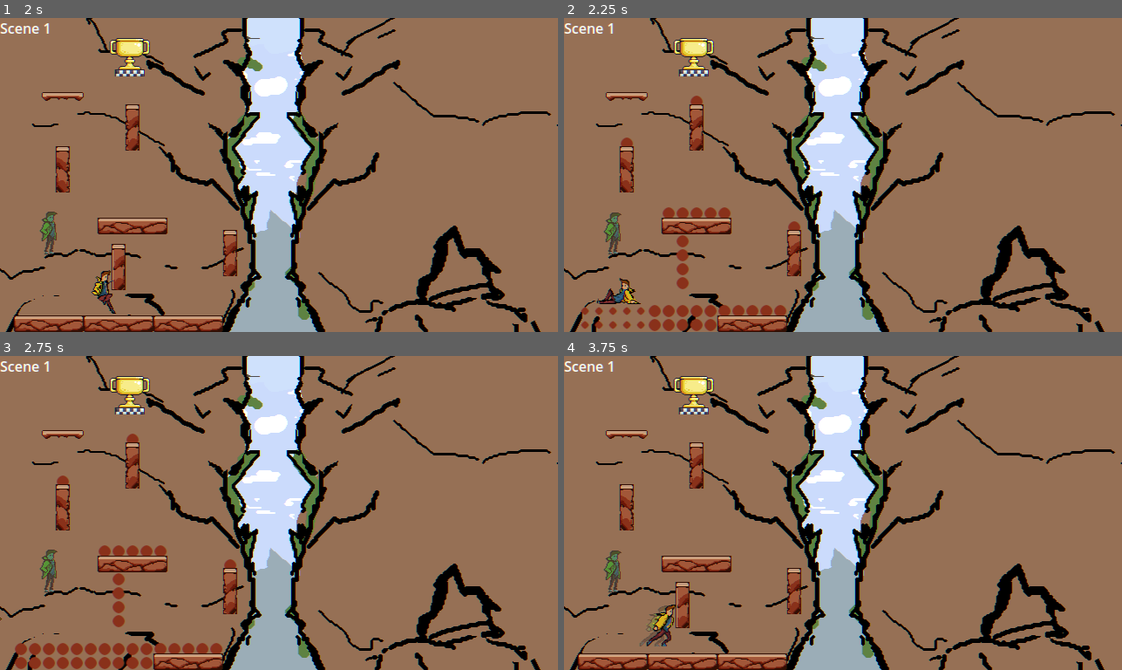
Above: before the commit, frames 1-4 (two rows, left to right).
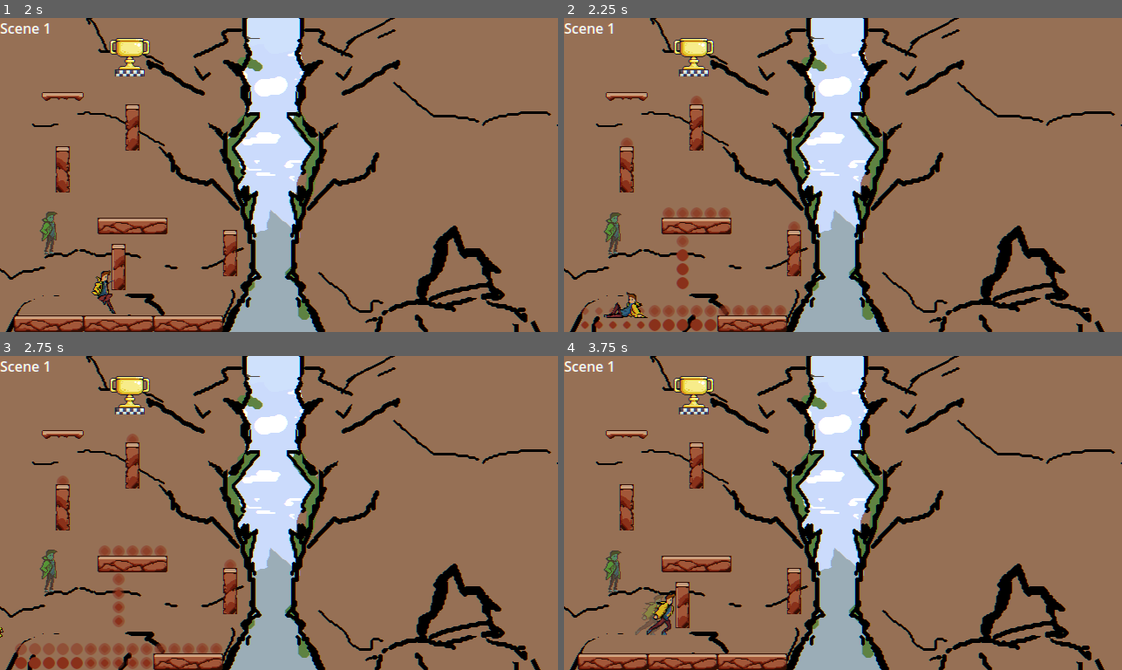
Above: after the commit, the same moments.

Repository: DeVelox/Niro
Game: Godot game, scene res://main.tscn
The game is run twice, just before and just after one commit, with the same random seed, the same clock (stepped at 60 frames per second) and the same inputs.
Inputs:
- Up to frame 1 (2 s): hold D (right) from 0.53 s (still down); tap Shift (dash) at 0.6 s; tap Space (jump) at 0.77, 1.52 s; tap F (interact) at 1.35 s
- Up to frame 2 (2.25 s): release D (right) at 2.03 s; hold A (left) from 2.03 s (still down); tap Shift (dash) at 2.1 s
- Up to frame 3 (2.75 s): keep holding A (left)
- Up to frame 4 (3.75 s): release A (left) at 2.78 s; hold D (right) from 2.78 s (still down); tap F (interact) at 2.85 s; tap Space (jump) at 3.02 s; tap Shift (dash) at 3.6 s

Frame 1 is identical in both runs. In frame 2, 1.2% of the frame differs, in the area x 2-43%, y 24-96%; in frame 3, 1.2%; in frame 4, 0.7%.

Commit message:
Placeholder animations with collision

Diff:
--- a/levels/tutorial/legs1.tscn
+++ b/levels/tutorial/legs1.tscn
@@ -49,14 +49,3 @@
 layer_4/tile_data = PackedInt32Array(-458736, 1, 131072, -393200, 1, 131072, -327664, 1, 131072, -524272, 1, 131072, -5 …(359 unchanged characters)…
 layer_5/tile_data = PackedInt32Array(-524272, 1, 196608, -458736, 1, 196608, -393200, 1, 196608, -327664, 1, 196608, -1 …(554 unchanged characters)…
 prev = NodePath("../Scene2")
-
-[connection signal="body_entered" from="Scene1/Fader" to="Scene1/Fader" method="_on_body_entered"]
-[connection signal="body_entered" from="Scene1/@Area2D@50383" to="Scene1/@Area2D@50383" method="_on_body_entered"]
-[connection signal="body_entered" from="Scene1/@Area2D@50384" to="Scene1/@Area2D@50384" method="_on_body_entered"]
-[connection signal="body_entered" from="Scene1/@Area2D@50385" to="Scene1/@Area2D@50385" method="_on_body_entered"]
-[connection signal="body_entered" from="Scene1/@Area2D@50386" to="Scene1/@Area2D@50386" method="_on_body_entered"]
-[connection signal="body_entered" from="Scene2/Fader" to="Scene2/Fader" method="_on_body_entered"]
-[connection signal="body_entered" from="Scene2/@Area2D@50387" to="Scene2/@Area2D@50387" method="_on_body_entered"]
-[connection signal="body_entered" from="Scene2/@Area2D@50388" to="Scene2/@Area2D@50388" method="_on_body_entered"]
-[connection signal="body_entered" from="Scene2/@Area2D@50389" to="Scene2/@Area2D@50389" method="_on_body_entered"]
-[connection signal="body_entered" from="Scene2/@Area2D@50390" to="Scene2/@Area2D@50390" method="_on_body_entered"]
--- a/scripts/fade.gd
+++ b/scripts/fade.gd
@@ -2,11 +2,14 @@
 
 var vision: bool = Upgrades.check(Upgrades.Type.VISION)
 
+
 func fade_in(tilemap: TileMap) -> void:
 	_fade(tilemap, true)
 
+
 func fade_out(tilemap: TileMap) -> void:
 	_fade(tilemap, false)
+
 
 func _fade(tilemap: TileMap, fade: bool) -> void:
 	if vision:
--- a/scripts/singleton/scene_manager.gd
+++ b/scripts/singleton/scene_manager.gd
@@ -9,130 +9,76 @@
 
 var spawn_point: Vector2
 var fade_map: Dictionary = {
-	Vector2i(2, 4): Vector2i(0, 0),
-	Vector2i(3, 4): Vector2i(0, 0),
-	Vector2i(4, 4): Vector2i(0, 0),
-	Vector2i(5, 4): Vector2i(0, 0),
-	Vector2i(6, 4): Vector2i(0, 0),
+	Vector2i(2, 5): Vector2i(0, 0),
+	Vector2i(3, 5): Vector2i(0, 0),
+	Vector2i(4, 5): Vector2i(0, 0),
+	Vector2i(5, 5): Vector2i(0, 0),
 	Vector2i(6, 5): Vector2i(0, 0),
-	Vector2i(5, 5): Vector2i(0, 0),
-	Vector2i(4, 5): Vector2i(0, 0),
-	Vector2i(3, 5): Vector2i(0, 0),
-	Vector2i(2, 5): Vector2i(0, 0),
-	Vector2i(8, 4): Vector2i(0, 0),
-	Vector2i(9, 4): Vector2i(0, 0),
-	Vector2i(10, 4): Vector2i(0, 0),
-	Vector2i(11, 4): Vector2i(0, 0),
-	Vector2i(12, 4): Vector2i(0, 0),
-	Vector2i(12, 5): Vector2i(0, 0),
-	Vector2i(12, 6): Vector2i(0, 0),
-	Vector2i(11, 6): Vector2i(0, 0),
-	Vector2i(10, 6): Vector2i(0, 0),
-	Vector2i(9, 6): Vector2i(0, 0),
-	Vector2i(8, 6): Vector2i(0, 0),
 	Vector2i(8, 5): Vector2i(0, 0),
 	Vector2i(9, 5): Vector2i(0, 0),
 	Vector2i(10, 5): Vector2i(0, 0),
 	Vector2i(11, 5): Vector2i(0, 0),
+	Vector2i(12, 5): Vector2i(0, 0),
+	Vector2i(8, 6): Vector2i(0, 0),
+	Vector2i(9, 6): Vector2i(0, 0),
+	Vector2i(10, 6): Vector2i(0, 0),
+	Vector2i(11, 6): Vector2i(0, 0),
+	Vector2i(12, 6): Vector2i(0, 0),
 	Vector2i(14, 4): Vector2i(0, 0),
-	Vector2i(15, 4): Vector2i(0, 0),
-	Vector2i(16, 4): Vector2i(0, 0),
-	Vector2i(17, 4): Vector2i(0, 0),
-	Vector2i(18, 4): Vector2i(0, 0),
-	Vector2i(18, 5): Vector2i(0, 0),
-	Vector2i(17, 5): Vector2i(0, 0),
-	Vector2i(16, 5): Vector2i(0, 0),
-	Vector2i(15, 5): Vector2i(0, 0),
 	Vector2i(14, 5): Vector2i(0, 0),
 	Vector2i(14, 6): Vector2i(0, 0),
-	Vector2i(15, 6): Vector2i(0, 0),
-	Vector2i(16, 6): Vector2i(0, 0),
-	Vector2i(17, 6): Vector2i(0, 0),
-	Vector2i(18, 6): Vector2i(0, 0),
-	Vector2i(18, 7): Vector2i(0, 0),
-	Vector2i(17, 7): Vector2i(0, 0),
-	Vector2i(16, 7): Vector2i(0, 0),
-	Vector2i(15, 7): Vector2i(0, 0),
 	Vector2i(14, 7): Vector2i(0, 0),
 	Vector2i(14, 8): Vector2i(0, 0),
 	Vector2i(15, 8): Vector2i(0, 0),
 	Vector2i(16, 8): Vector2i(0, 0),
 	Vector2i(17, 8): Vector2i(0, 0),
 	Vector2i(18, 8): Vector2i(0, 0),
+	Vector2i(18, 7): Vector2i(0, 0),
+	Vector2i(18, 6): Vector2i(0, 0),
+	Vector2i(18, 5): Vector2i(0, 0),
+	Vector2i(18, 4): Vector2i(0, 0),
+	Vector2i(17, 4): Vector2i(0, 0),
+	Vector2i(16, 4): Vector2i(0, 0),
+	Vector2i(15, 4): Vector2i(0, 0),
 	Vector2i(21, 4): Vector2i(0, 0),
-	Vector2i(22, 4): Vector2i(0, 0),
-	Vector2i(23, 4): Vector2i(0, 0),
-	Vector2i(24, 4): Vector2i(0, 0),
-	Vector2i(25, 4): Vector2i(0, 0),
-	Vector2i(25, 5): Vector2i(0, 0),
-	Vector2i(24, 5): Vector2i(0, 0),
-	Vector2i(23, 5): Vector2i(0, 0),
-	Vector2i(22, 5): Vector2i(0, 0),
 	Vector2i(21, 5): Vector2i(0, 0),
 	Vector2i(21, 6): Vector2i(0, 0),
-	Vector2i(22, 6): Vector2i(0, 0),
-	Vector2i(-1, -1): Vector2i(0, 0),
-	Vector2i(24, 6): Vector2i(0, 0),
-	Vector2i(25, 6): Vector2i(0, 0),
-	Vector2i(25, 7): Vector2i(0, 0),
-	Vector2i(24, 7): Vector2i(0, 0),
-	Vector2i(23, 7): Vector2i(0, 0),
-	Vector2i(22, 7): Vector2i(0, 0),
 	Vector2i(21, 7): Vector2i(0, 0),
 	Vector2i(21, 8): Vector2i(0, 0),
 	Vector2i(22, 8): Vector2i(0, 0),
 	Vector2i(23, 8): Vector2i(0, 0),
 	Vector2i(24, 8): Vector2i(0, 0),
 	Vector2i(25, 8): Vector2i(0, 0),
-	Vector2i(2, 8): Vector2i(0, 0),
+	Vector2i(25, 7): Vector2i(0, 0),
+	Vector2i(25, 6): Vector2i(0, 0),
+	Vector2i(25, 5): Vector2i(0, 0),
+	Vector2i(25, 4): Vector2i(0, 0),
+	Vector2i(24, 4): Vector2i(0, 0),
+	Vector2i(23, 4): Vector2i(0, 0),
+	Vector2i(22, 4): Vector2i(0, 0),
 	Vector2i(2, 9): Vector2i(0, 0),
 	Vector2i(3, 9): Vector2i(0, 0),
-	Vector2i(3, 8): Vector2i(0, 0),
-	Vector2i(4, 8): Vector2i(0, 0),
 	Vector2i(4, 9): Vector2i(0, 0),
 	Vector2i(5, 9): Vector2i(0, 0),
-	Vector2i(5, 8): Vector2i(0, 0),
-	Vector2i(6, 8): Vector2i(0, 0),
 	Vector2i(6, 9): Vector2i(0, 0),
-	Vector2i(8, 8): Vector2i(0, 0),
 	Vector2i(8, 9): Vector2i(0, 0),
 	Vector2i(9, 9): Vector2i(0, 0),
-	Vector2i(9, 8): Vector2i(0, 0),
-	Vector2i(10, 8): Vector2i(0, 0),
 	Vector2i(10, 9): Vector2i(0, 0),
-	Vector2i(11, 8): Vector2i(0, 0),
 	Vector2i(11, 9): Vector2i(0, 0),
 	Vector2i(12, 9): Vector2i(0, 0),
-	Vector2i(12, 8): Vector2i(0, 0),
-	Vector2i(9, 10): Vector2i(0, 0),
+	Vector2i(9, 17): Vector2i(0, 0),
+	Vector2i(9, 16): Vector2i(0, 0),
+	Vector2i(9, 15): Vector2i(0, 0),
+	Vector2i(9, 14): Vector2i(0, 0),
+	Vector2i(9, 13): Vector2i(0, 0),
 	Vector2i(9, 11): Vector2i(0, 0),
 	Vector2i(9, 12): Vector2i(0, 0),
-	Vector2i(9, 13): Vector2i(0, 0),
-	Vector2i(9, 14): Vector2i(0, 0),
-	Vector2i(9, 15): Vector2i(0, 0),
-	Vector2i(9, 16): Vector2i(0, 0),
-	Vector2i(9, 17): Vector2i(0, 0),
-	Vector2i(11, 10): Vector2i(0, 0),
 	Vector2i(11, 11): Vector2i(0, 0),
 	Vector2i(11, 12): Vector2i(0, 0),
 	Vector2i(11, 13): Vector2i(0, 0),
-	Vector2i(13, 10): Vector2i(0, 0),
 	Vector2i(13, 11): Vector2i(0, 0),
 	Vector2i(13, 12): Vector2i(0, 0),
 	Vector2i(13, 13): Vector2i(0, 0),
-	Vector2i(17, 11): Vector2i(0, 0),
-	Vector2i(18, 11): Vector2i(0, 0),
-	Vector2i(16, 13): Vector2i(0, 0),
-	Vector2i(16, 14): Vector2i(0, 0),
-	Vector2i(17, 14): Vector2i(0, 0),
-	Vector2i(17, 13): Vector2i(0, 0),
-	Vector2i(16, 15): Vector2i(0, 0),
-	Vector2i(16, 16): Vector2i(0, 0),
-	Vector2i(17, 16): Vector2i(0, 0),
-	Vector2i(18, 16): Vector2i(0, 0),
-	Vector2i(17, 15): Vector2i(0, 0),
-	Vector2i(18, 15): Vector2i(0, 0),
-	Vector2i(20, 10): Vector2i(0, 0),
 	Vector2i(20, 11): Vector2i(0, 0),
 	Vector2i(20, 12): Vector2i(0, 0),
 	Vector2i(20, 13): Vector2i(0, 0),
@@ -140,46 +86,68 @@
 	Vector2i(20, 15): Vector2i(0, 0),
 	Vector2i(20, 16): Vector2i(0, 0),
 	Vector2i(20, 17): Vector2i(0, 0),
-	Vector2i(22, 10): Vector2i(0, 0),
 	Vector2i(22, 11): Vector2i(0, 0),
 	Vector2i(22, 12): Vector2i(0, 0),
 	Vector2i(22, 13): Vector2i(0, 0),
-	Vector2i(24, 10): Vector2i(0, 0),
 	Vector2i(24, 11): Vector2i(0, 0),
 	Vector2i(24, 12): Vector2i(0, 0),
 	Vector2i(24, 13): Vector2i(0, 0),
-	Vector2i(8, 20): Vector2i(0, 0),
-	Vector2i(9, 20): Vector2i(0, 0),
-	Vector2i(10, 20): Vector2i(0, 0),
-	Vector2i(11, 20): Vector2i(0, 0),
-	Vector2i(12, 20): Vector2i(0, 0),
-	Vector2i(13, 20): Vector2i(0, 0),
-	Vector2i(14, 20): Vector2i(0, 0),
-	Vector2i(15, 20): Vector2i(0, 0),
-	Vector2i(16, 20): Vector2i(0, 0),
-	Vector2i(17, 20): Vector2i(0, 0),
-	Vector2i(18, 20): Vector2i(0, 0),
-	Vector2i(19, 20): Vector2i(0, 0),
-	Vector2i(20, 20): Vector2i(0, 0),
-	Vector2i(21, 20): Vector2i(0, 0),
-	Vector2i(22, 20): Vector2i(0, 0),
-	Vector2i(22, 21): Vector2i(0, 0),
-	Vector2i(22, 22): Vector2i(0, 0),
-	Vector2i(21, 22): Vector2i(0, 0),
-	Vector2i(20, 22): Vector2i(0, 0),
-	Vector2i(19, 22): Vector2i(0, 0),
-	Vector2i(18, 22): Vector2i(0, 0),
-	Vector2i(17, 22): Vector2i(0, 0),
-	Vector2i(16, 22): Vector2i(0, 0),
-	Vector2i(15, 22): Vector2i(0, 0),
-	Vector2i(14, 22): Vector2i(0, 0),
-	Vector2i(13, 22): Vector2i(0, 0),
-	Vector2i(12, 22): Vector2i(0, 0),
-	Vector2i(11, 22): Vector2i(0, 0),
-	Vector2i(10, 22): Vector2i(0, 0),
-	Vector2i(9, 22): Vector2i(0, 0),
-	Vector2i(8, 22): Vector2i(0, 0),
-	Vector2i(8, 21): Vector2i(0, 0),
+	Vector2i(16, 14): Vector2i(0, 0),
+	Vector2i(17, 14): Vector2i(0, 0),
+	Vector2i(16, 16): Vector2i(0, 0),
+	Vector2i(17, 16): Vector2i(0, 0),
+	Vector2i(18, 16): Vector2i(0, 0),
+	Vector2i(2, 4): Vector2i(1, 0),
+	Vector2i(3, 4): Vector2i(1, 0),
+	Vector2i(4, 4): Vector2i(1, 0),
+	Vector2i(5, 4): Vector2i(1, 0),
+	Vector2i(6, 4): Vector2i(1, 0),
+	Vector2i(8, 4): Vector2i(1, 0),
+	Vector2i(9, 4): Vector2i(1, 0),
+	Vector2i(10, 4): Vector2i(1, 0),
+	Vector2i(11, 4): Vector2i(1, 0),
+	Vector2i(12, 4): Vector2i(1, 0),
+	Vector2i(15, 5): Vector2i(1, 0),
+	Vector2i(16, 5): Vector2i(1, 0),
+	Vector2i(17, 5): Vector2i(1, 0),
+	Vector2i(17, 6): Vector2i(1, 0),
+	Vector2i(16, 6): Vector2i(1, 0),
+	Vector2i(15, 6): Vector2i(1, 0),
+	Vector2i(15, 7): Vector2i(1, 0),
+	Vector2i(16, 7): Vector2i(1, 0),
+	Vector2i(17, 7): Vector2i(1, 0),
+	Vector2i(22, 5): Vector2i(1, 0),
+	Vector2i(23, 5): Vector2i(1, 0),
+	Vector2i(24, 5): Vector2i(1, 0),
+	Vector2i(24, 6): Vector2i(1, 0),
+	Vector2i(-1, -1): Vector2i(1, 0),
+	Vector2i(22, 6): Vector2i(1, 0),
+	Vector2i(22, 7): Vector2i(1, 0),
+	Vector2i(23, 7): Vector2i(1, 0),
+	Vector2i(24, 7): Vector2i(1, 0),
+	Vector2i(2, 8): Vector2i(1, 0),
+	Vector2i(3, 8): Vector2i(1, 0),
+	Vector2i(4, 8): Vector2i(1, 0),
+	Vector2i(5, 8): Vector2i(1, 0),
+	Vector2i(6, 8): Vector2i(1, 0),
+	Vector2i(8, 8): Vector2i(1, 0),
+	Vector2i(9, 8): Vector2i(1, 0),
+	Vector2i(10, 8): Vector2i(1, 0),
+	Vector2i(11, 8): Vector2i(1, 0),
+	Vector2i(12, 8): Vector2i(1, 0),
+	Vector2i(9, 10): Vector2i(1, 0),
+	Vector2i(11, 10): Vector2i(1, 0),
+	Vector2i(13, 10): Vector2i(1, 0),
+	Vector2i(20, 10): Vector2i(1, 0),
+	Vector2i(22, 10): Vector2i(1, 0),
+	Vector2i(24, 10): Vector2i(1, 0),
+	Vector2i(16, 13): Vector2i(1, 0),
+	Vector2i(17, 13): Vector2i(1, 0),
+	Vector2i(16, 15): Vector2i(1, 0),
+	Vector2i(17, 15): Vector2i(1, 0),
+	Vector2i(18, 15): Vector2i(1, 0),
+	Vector2i(17, 11): Vector2i(1, 0),
+	Vector2i(18, 11): Vector2i(1, 0),
 	Vector2i(9, 21): Vector2i(0, 0),
 	Vector2i(10, 21): Vector2i(0, 0),
 	Vector2i(11, 21): Vector2i(0, 0),
@@ -192,7 +160,39 @@
 	Vector2i(18, 21): Vector2i(0, 0),
 	Vector2i(19, 21): Vector2i(0, 0),
 	Vector2i(20, 21): Vector2i(0, 0),
-	Vector2i(21, 21): Vector2i(0, 0)
+	Vector2i(21, 21): Vector2i(0, 0),
+	Vector2i(8, 20): Vector2i(1, 0),
+	Vector2i(9, 20): Vector2i(1, 0),
+	Vector2i(10, 20): Vector2i(1, 0),
+	Vector2i(11, 20): Vector2i(1, 0),
+	Vector2i(12, 20): Vector2i(1, 0),
+	Vector2i(13, 20): Vector2i(1, 0),
+	Vector2i(14, 20): Vector2i(1, 0),
+	Vector2i(15, 20): Vector2i(1, 0),
+	Vector2i(16, 20): Vector2i(1, 0),
+	Vector2i(17, 20): Vector2i(1, 0),
+	Vector2i(18, 20): Vector2i(1, 0),
+	Vector2i(19, 20): Vector2i(1, 0),
+	Vector2i(20, 20): Vector2i(1, 0),
+	Vector2i(21, 20): Vector2i(1, 0),
+	Vector2i(22, 20): Vector2i(1, 0),
+	Vector2i(22, 21): Vector2i(1, 0),
+	Vector2i(22, 22): Vector2i(1, 0),
+	Vector2i(21, 22): Vector2i(1, 0),
+	Vector2i(20, 22): Vector2i(1, 0),
+	Vector2i(19, 22): Vector2i(1, 0),
+	Vector2i(18, 22): Vector2i(1, 0),
+	Vector2i(17, 22): Vector2i(1, 0),
+	Vector2i(16, 22): Vector2i(1, 0),
+	Vector2i(15, 22): Vector2i(1, 0),
+	Vector2i(14, 22): Vector2i(1, 0),
+	Vector2i(13, 22): Vector2i(1, 0),
+	Vector2i(12, 22): Vector2i(1, 0),
+	Vector2i(11, 22): Vector2i(1, 0),
+	Vector2i(10, 22): Vector2i(1, 0),
+	Vector2i(9, 22): Vector2i(1, 0),
+	Vector2i(8, 22): Vector2i(1, 0),
+	Vector2i(8, 21): Vector2i(1, 0)
 }
 
 
@@ -233,13 +233,13 @@
 	_remove_temp_layer(tilemap, temp)
 
 
-
 func _add_temp_layer(tilemap: TileMap) -> int:
 	var layer := tilemap.get_layers_count()
 	tilemap.add_layer(-1)
 	tilemap.set_layer_enabled(layer, true)
 	return layer
 
+
 func _remove_temp_layer(tilemap: TileMap, layer: int) -> void:
 	tilemap.remove_layer(layer)
 
@@ -247,7 +247,6 @@
 func _toggle_layers(tilemap: TileMap, state: bool) -> void:
 	for i in tilemap.get_layers_count():
 		tilemap.set_layer_enabled(i, state)
-
 
 
 func fade_animation(tilemap: TileMap, layer: int, position: Vector2, fade: bool, temp: int) -> void:
